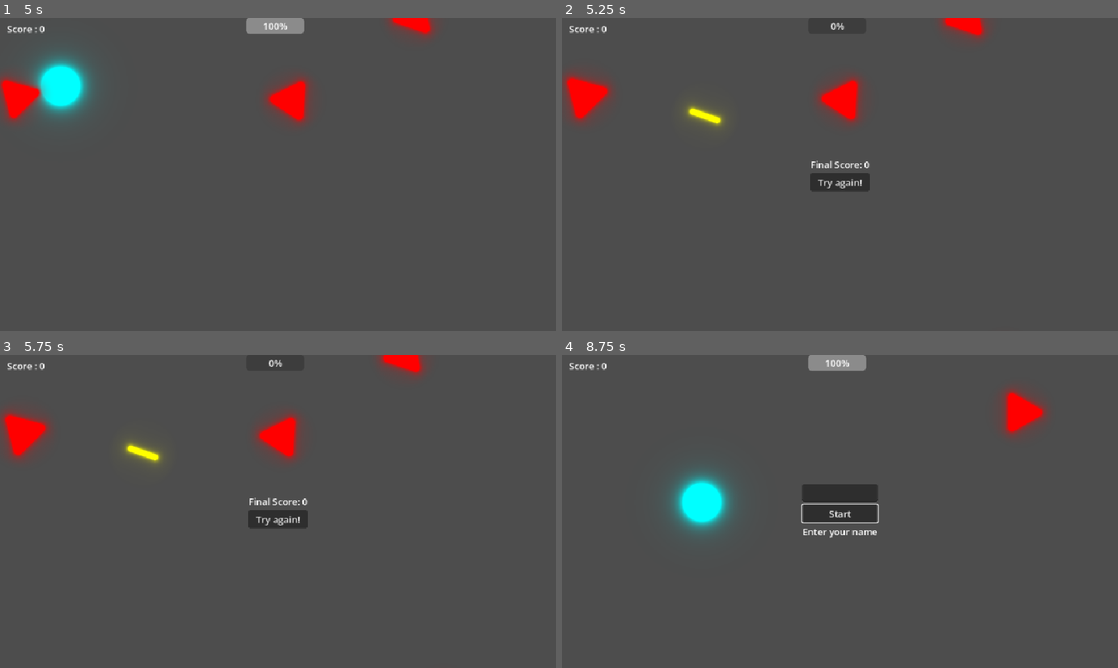
Above: before the commit, frames 1-4 (two rows, left to right).
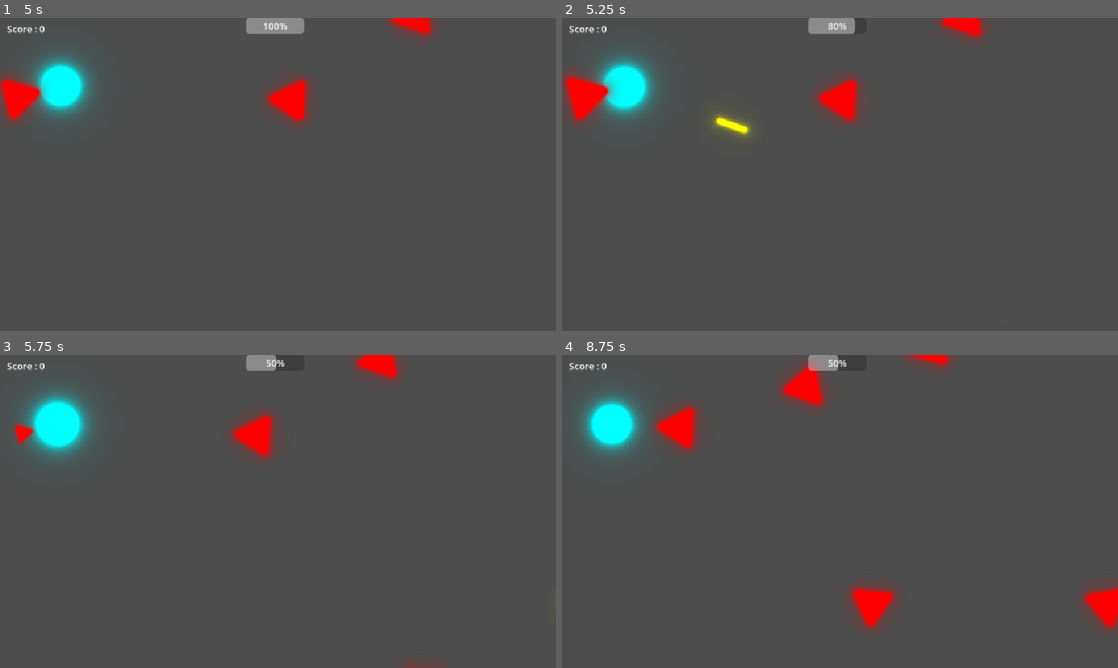
Above: after the commit, the same moments.

Repository: loco-choco/quantux-ui-experiment
Game: Godot game, scene res://main.tscn
Two runs of this game, one before a commit and one after it. Both use one fixed random seed, a clock stepped at 60 frames per second and the inputs below. The engine's default icon, where the game draws it, is replaced by a stand-in: a white triangle on a blue panel in a dark square.
Inputs (mouse positions are in pixels of both pictures, inside the frame that each line leads up to):
- Up to frame 1 (5 s): click (278, 155) at 0.52 s; type "Alex" at 0.6 s; click "Start" at 1.25 s; tap Enter at 2 s; move the mouse to (400, 158) at 2.02 s; hold Left (player_move_x_neg) 2.03-2.78 s; click (400, 158) at 2.17 s; move the mouse to (166, 190) at 2.77 s; tap Right (player_move_x_pos) at 2.85 s; click (166, 190) at 2.92 s; move the mouse to (333, 105) at 3.52 s; hold Up (player_move_y_neg) 3.53-4.28 s; click (333, 105) at 3.67 s; move the mouse to (250, 237) at 4.27 s; tap Down (player_move_y_pos) at 4.35 s; click (250, 237) at 4.42 s
- Up to frame 2 (5.25 s): move the mouse to (1006, 221) at 5.02 s; tap E (shoot) at 5.1 s; click (1006, 221) at 5.17 s
- Up to frame 3 (5.75 s): no input
- Up to frame 4 (8.75 s): click (840, 517) at 5.75 s, where only the run before the commit has a clickable "Try again!"; click (840, 514) at 6.5 s, where only the run before the commit has a clickable "Start"; click (840, 514) at 7.25 s, where only the run before the commit has a clickable "Start"; move the mouse to (673, 464) at 8.02 s; tap Left (player_move_x_neg) at 8.1 s; click (673, 464) at 8.17 s

Frame 1 is identical in both runs. In frame 2, 3.5% of the frame differs, in the area x 0-76%, y 0-56%; in frame 3, 6.3%; in frame 4, 10%, in the area x 3-100%, y 0-89%.

Commit message:
fix player damage

Diff:
--- a/gameplay/player.gd
+++ b/gameplay/player.gd
@@ -5,7 +5,7 @@
 signal health_changed(new_value)
 
 @export var speed = 200
-@export var max_health = 3
+@export var max_health = 10
 @onready var current_health = max_health
 
 func _ready() -> void:
@@ -29,12 +29,11 @@
 func take_damage(amount: int) -> void:
 	current_health -= amount
 	health_changed.emit(current_health)
-	print("Player took damage! Health is now: ", current_health)
 	var tween = create_tween()
 	tween.set_parallel(true)
 	modulate = Color(1, 0, 0)
 	tween.tween_property(self, "modulate", Color.WHITE, 0.2)
-	scale = Vector2(0.8, 0.8)
+	scale = Vector2(0.5, 0.5)
 	tween.tween_property(self, "scale", Vector2(1.0, 1.0), 0.4).set_trans(Tween.TRANS_BOUNCE).set_ease(Tween.EASE_OUT)
 	var shake_offset = Vector2(randf_range(-5, 5), randf_range(-5, 5))
 	global_position += shake_offset
--- a/log_input.gd
+++ b/log_input.gd
@@ -16,8 +16,9 @@
 	else:
 		push_error("Failed to open input log file")
 
-func stop_logging():
+func stop_logging(score: String):
 	if file:
+		file.store_line("Final Score: [" + score + "]")
 		file.store_line("=== Input Recording Ended ===")
 		file.close()
 		file = null
@@ -47,4 +48,4 @@
 	if file: file.flush()
 
 func _exit_tree():
-	stop_logging()
+	stop_logging("-")
--- a/main.gd
+++ b/main.gd
@@ -74,9 +74,9 @@
 
 func game_over() -> void:
 	get_tree().paused = true
-	LogInput.stop_logging()
+	LogInput.stop_logging(str(score))
 	game_over_screen.visible = true
-	final_score_label.text = "Final Score: " + str(score)
+	final_score_label.text = "Final Score: [" + name_input.text + "] " + str(score)
 
 func _on_restart_button_pressed() -> void:
 	get_tree().paused = false
